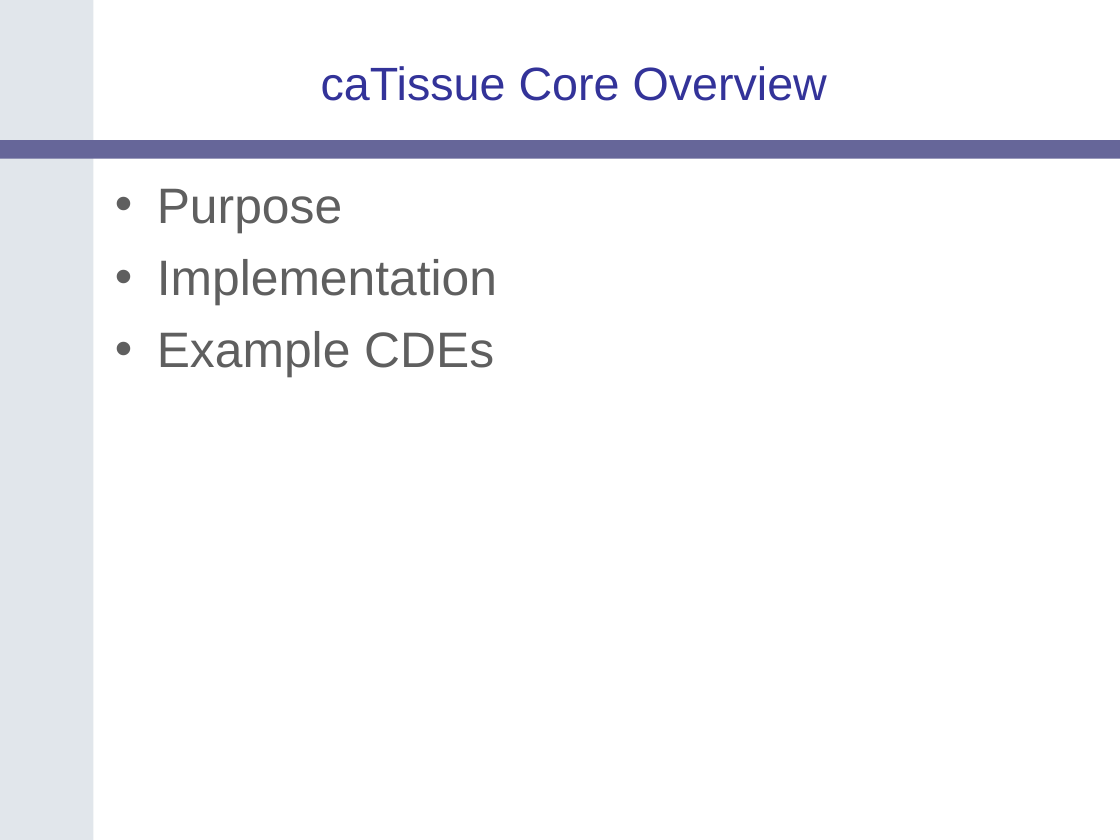
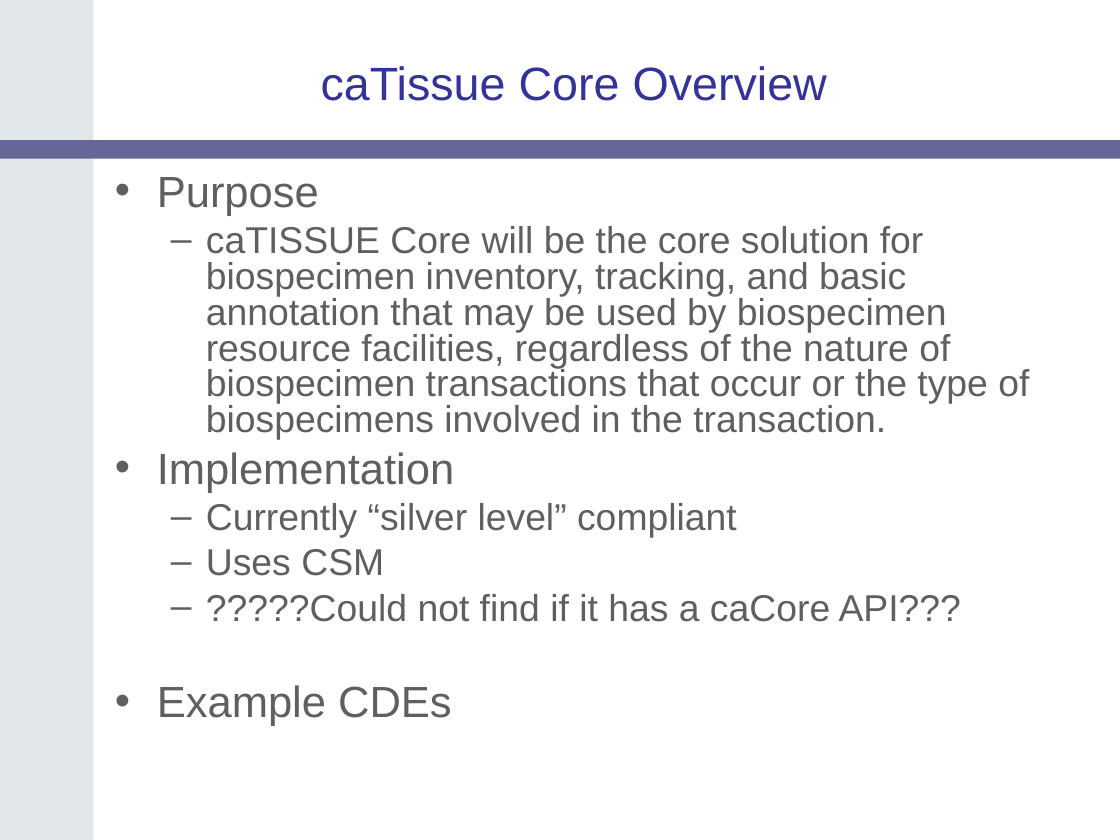
Before and after one commit to NCIP/catrip, a slide deck: slide 12 of catrip/documentation/presentations/catrip_f2f_2006_05/catrip_f2f_introduction_2006_05.ppt. Drawn at 1120x840 pixels with LibreOffice and Linux fonts; fonts in the diff are those of the drawing; background and template pictures are left out. Boxes give left, top, right and bottom in pixels: in the first picture for what was removed or moved away, otherwise in the second. Text is boxed around its words. In the diff, an @@ line names an element or a change of style, - is before the commit and + after.

Commit message:
updated caTissue Core and CAE
SVN-Revision: 58

```diff
--- a/catrip/documentation/presentations/catrip_f2f_2006_05/catrip_f2f_introduction_2006_05.ppt
+++ b/catrip/documentation/presentations/catrip_f2f_2006_05/catrip_f2f_introduction_2006_05.ppt
@@ text at (157, 177, 454, 726): size 32 to 28 pt in "Purpose", "Implementation", "Example CDEs"; line spacing 1 to 0.8; less space between paragraphs @@
@@ text at (206, 226, 1029, 440): paragraph added @@
+  – caTISSUE Core will be the core solution for biospecimen inventory, tracking, and basic annotation that may be used by biospecimen resource facilities, regardless of the nature of biospecimen transactions that occur or the type of biospecimens involved in the transaction.
@@ text at (206, 503, 961, 622): paragraphs added @@
+  – Currently “silver level” compliant
+  – Uses CSM
+  – ?????Could not find if it has a caCore API???
```
Also in this commit, not shown: 1 other slide changed.
